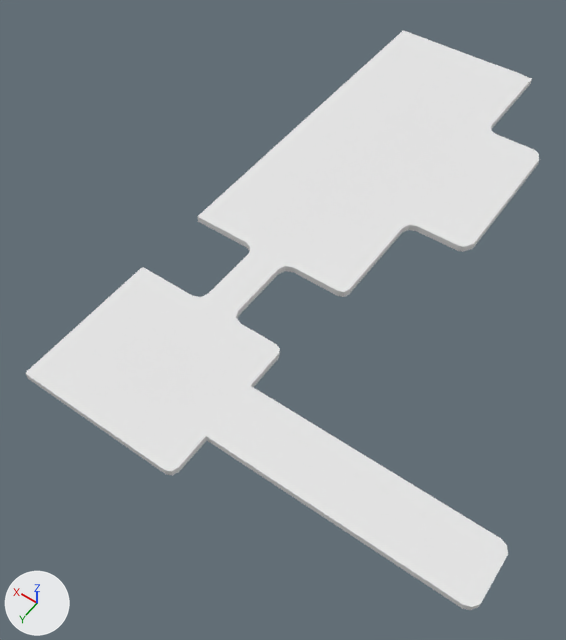
The OBJ model Assets/Models/Dry dock models/platform 2.obj, before and after one commit.
The view is the same before and after, from a 50 mm camera at (-68.0, 172.0, 193.0) aimed at (26.0, 41.0, -14.0). Arrows for +X, +Y and +Z are at lower left; the lights stay in place. Where no turn or scale is listed for an object, it has been applied to the vertices.

The first picture shows 'platform 2'.
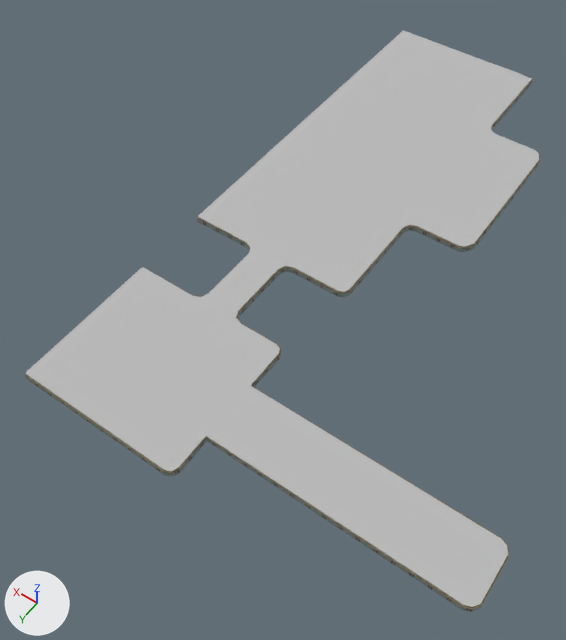
What differs and where, as boxes [x1, y1, x2, y2] in the pictures (566 x 640 px):
'platform 2', recoloured, reshaped (white to grey): before [26, 30, 539, 610]; after [25, 30, 540, 612]
part 1 of me_platform_2, built on: before [26, 79, 539, 610]; after [25, 79, 540, 612]
part 2 of me_platform_2, surface changed (white to grey): [26, 30, 539, 607] in both

Edits to the bpy script that builds the scene:
```text
Add img_scifiplane_scifitrim_albedotransparency_png:
    img_scifiplane_scifitrim_albedotransparency_png = load_image('scifiPlane_SciFiTrim_AlbedoTransparency.png', 'scifiPlane_SciFiTrim_AlbedoTransparency.png', 2048, 2048, 'sRGB')
Change mat_initialshadinggroup:
    mat_initialshadinggroup.base_color: (0.8, 0.8, 0.8) -> (0.5, 0.5, 0.5)  # white #e7e7e7 -> grey #bcbcbc
Add mat_lambert2sg:
    mat_lambert2sg = principled_material('lambert2SG')
    mat_lambert2sg.texture = img_scifiplane_scifitrim_albedotransparency_png
    mat_lambert2sg.roughness = 1.0
Change me_platform_2:
    used by ob_platform_2; location = (0.0, 0.0, 0.0)
    remove me_platform_2.from_pydata(...)  # 160 vertices, 143 faces; spans x -70.0..70.0, y -111.0..111.0, z -1.0..1.0
    add me_platform_2.from_pydata(...)  # 348 vertices, 323 faces; spans x -70.0..70.0, y -111.0..111.0, z -1.0..1.0
    me_platform_2 part 1
    45 faces are deleted
    188 vertices are added at x -70.0..70.0, y -110.0..111.0, z -1.0..1.0
    225 new faces join them, mat_lambert2sg (picture img_scifiplane_scifitrim_albedotransparency_png)
    me_platform_2 part 2: 98 kept faces spanning x -70.0..70.0, y -111.0..111.0, z -1.0..1.0 get new texture (UV) coordinates
    add me_platform_2.materials.append(mat_lambert2sg)  # picture img_scifiplane_scifitrim_albedotransparency_png
```
